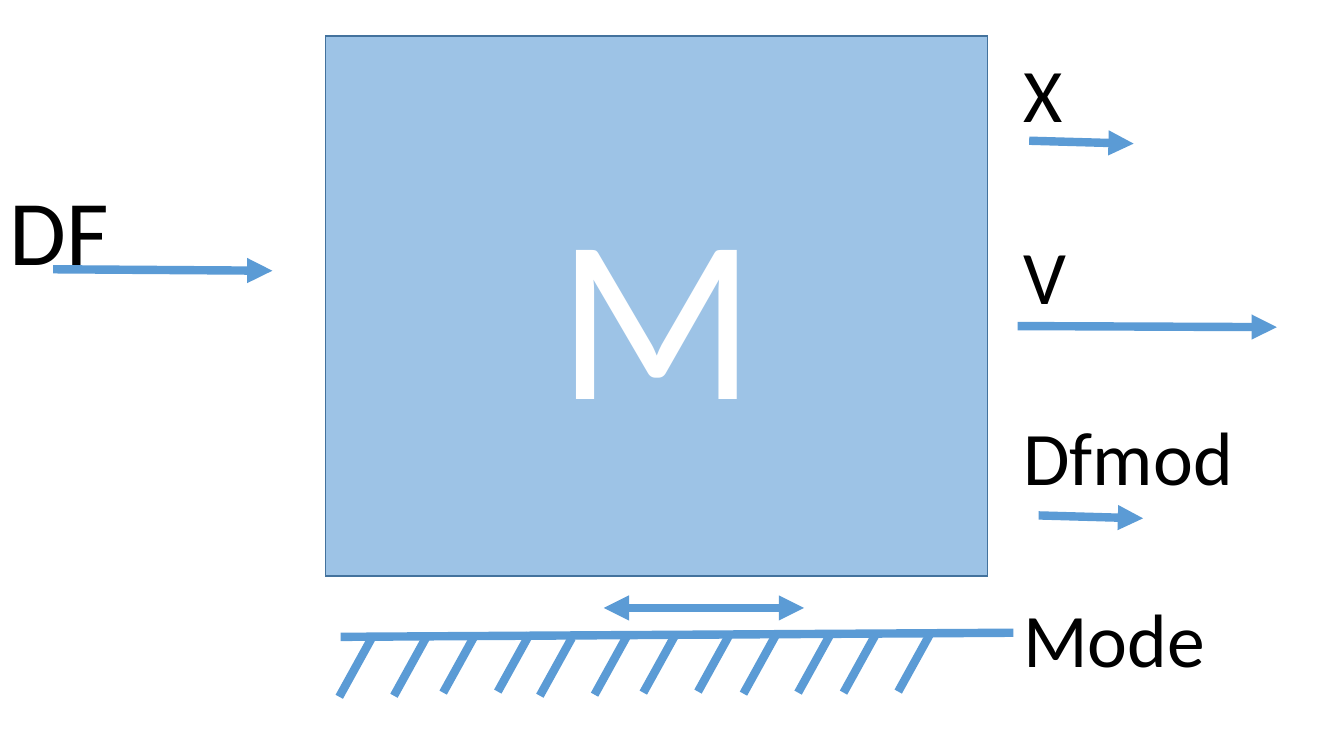
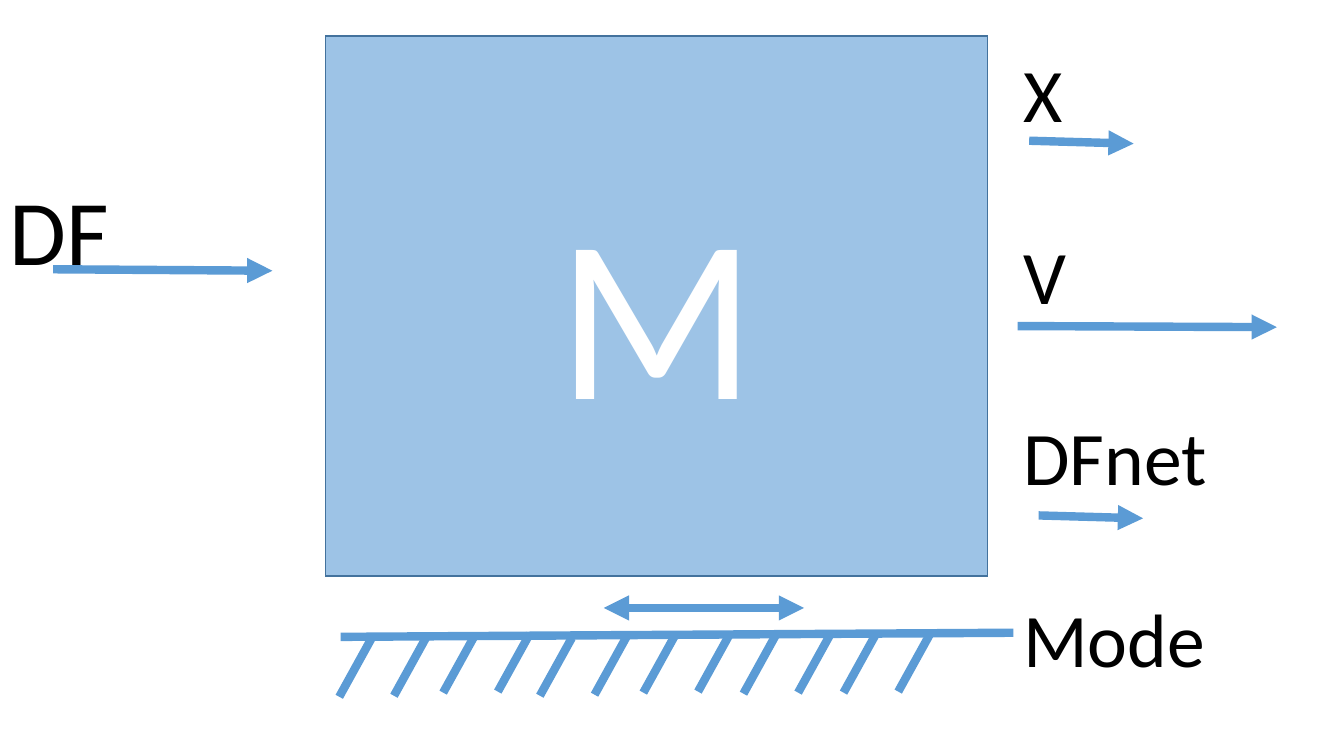
Before and after one commit to davegutz/sciDAG, a slide deck: slide 1 of XcosStructure/Lib/images/blocks/FRICTION.pptx. Drawn at 1344x756 pixels with LibreOffice and Linux fonts; fonts in the diff are those of the drawing. Boxes give left, top, right and bottom in pixels: in the first picture for what was removed or moved away, otherwise in the second. Text is boxed around its words. In the diff, an @@ line names an element or a change of style, - is before the commit and + after.

```diff
--- a/XcosStructure/Lib/images/blocks/FRICTION.pptx
+++ b/XcosStructure/Lib/images/blocks/FRICTION.pptx
@@ text at bbox=[1023, 436, 1206, 486]: text changed @@
-Dfmod
+DFnet
```
Also in this commit, not shown: 10 other files.
